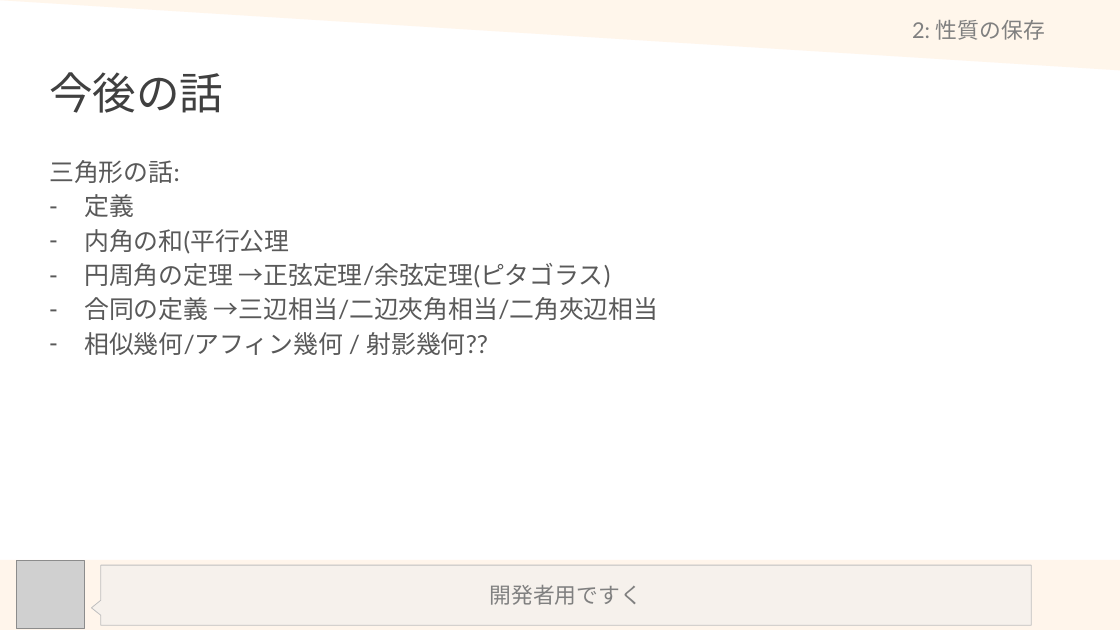
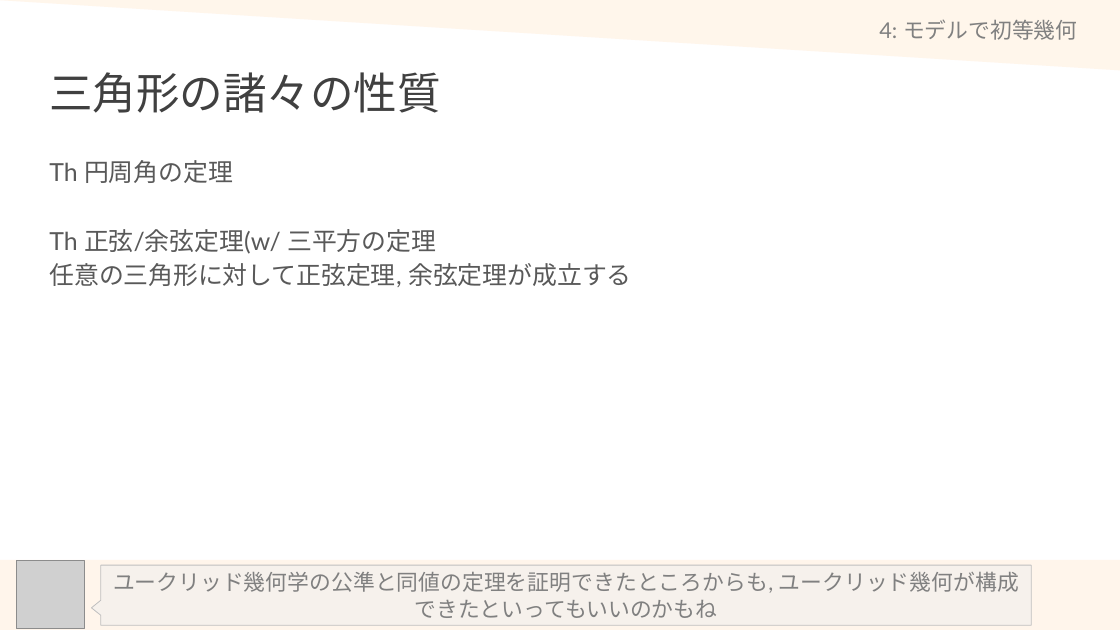
Before and after one commit to math-er/hyperbolic-space, a slide deck: slide 27 of Section2(上半平面とポアンカレ計量)/1-EuclidSpace.pptx (slide 22 before the commit). Drawn at 1120x630 pixels with LibreOffice and Linux fonts; fonts in the diff are those of the drawing; grey boxes stand for pictures. Boxes give left, top, right and bottom in pixels: in the first picture for what was removed or moved away, otherwise in the second. Text is boxed around its words. In the diff, an @@ line names an element or a change of style, - is before the commit and + after.

```diff
--- a/Section2(上半平面とポアンカレ計量)/1-EuclidSpace.pptx
+++ b/Section2(上半平面とポアンカレ計量)/1-EuclidSpace.pptx
@@ title at (879,19,1077,40): text changed @@
-2: 性質の保存
+4: モデルで初等幾何
@@ title at (49,72,440,113): text changed @@
-今後の話
+三角形の諸々の性質
@@ text at (49,160,631,287): text changed @@
-三角形の話:
-– 定義
-– 内角の和(平行公理
-– 円周角の定理 →正弦定理/余弦定理(ピタゴラス)
-– 合同の定義 →三辺相当/二辺夾角相当/二角夾辺相当
-– 相似幾何/アフィン幾何 / 射影幾何??
+Th 円周角の定理
+Th 正弦/余弦定理(w/ 三平方の定理
+任意の三角形に対して正弦定理, 余弦定理が成立する
@@ text in speech box at (113,572,1019,618): text changed @@
-開発者用ですく
+ユークリッド幾何学の公準と同値の定理を証明できたところからも, ユークリッド幾何が構成できたといってもいいのかもね
```
Also in this commit, not shown: 11 other slides changed, 7 slides added, 1 slide removed.
